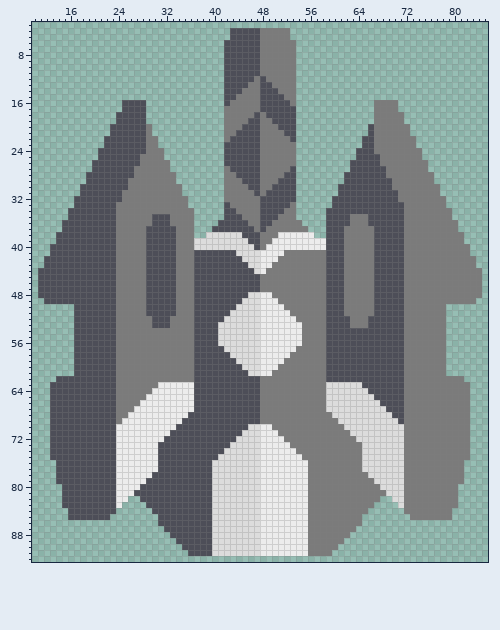
Sprite sheet: sprites/scatter-big.png. The picture above was drawn from the file before the commit.
The file is 96x96 pixels. Shown: x 10..85, y 3..92.
After the commit:
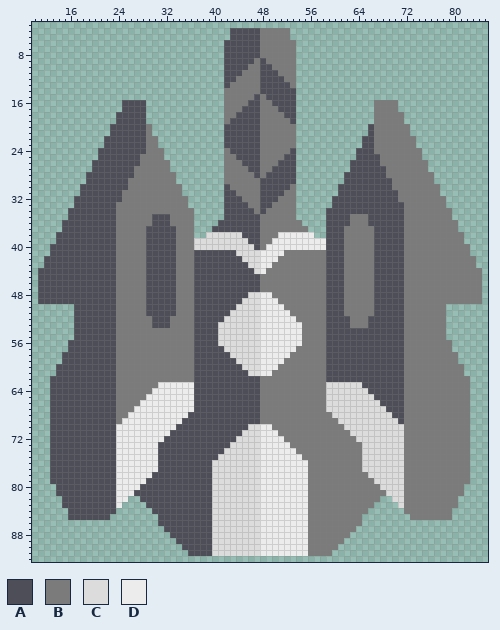
Palette (. is transparent): A #4d4e58  B #7b7b7b  C #dcdcdc  D #ececec
Diff:
Colour A is added in row 49 at x 11; in rows 56 to 57 at x 16; in rows 58 to 59 at x 15 to 16; in rows 60 to 61 at x 14 to 16; in row 62 at x 13; in rows 76 to 79 at x 13.
Colour A is added in rows 80 to 81 at x 14.
Colour A replaces colour B in row 9 at x 48; in row 10 at x 48 to 49; in row 11 at x 48 to 50; in row 12 at x 49 to 51; in row 13 at x 50 to 52; in row 14 at x 51 to 53.
Colour A replaces colour B in row 15 at x 47 and 52 to 53; in row 16 at x 46 to 47 and 53; in row 17 at x 45 to 47; in row 18 at x 44 to 46; in row 19 at x 43 to 45; in row 20 at x 42 to 44.
Colour A replaces colour B in row 21 at x 42 to 43; in row 22 at x 42; in row 24 at x 53; in row 25 at x 52 to 53; in row 26 at x 51 to 53; in row 27 at x 50 to 52.
Colour A replaces colour B in row 28 at x 49 to 51; in row 29 at x 48 to 50; in row 30 at x 42 and 48 to 49; in row 31 at x 42 to 43 and 48; in row 32 at x 42 to 44; in row 33 at x 43 to 45.
Colour A replaces colour B in row 34 at x 44 to 46; in row 35 at x 45 to 47; in row 36 at x 46 to 47; in row 37 at x 47.
Colour B is added in row 49 at x 84; in rows 56 to 57 at x 79; in rows 58 to 59 at x 79 to 80; in rows 60 to 61 at x 79 to 81; in row 62 at x 82; in rows 76 to 79 at x 82.
Colour B is added in rows 80 to 81 at x 81.
Colour B replaces colour A in row 9 at x 47; in row 10 at x 46 to 47; in row 11 at x 45 to 47; in row 12 at x 44 to 46; in row 13 at x 43 to 45; in row 14 at x 42 to 44.
Colour B replaces colour A in row 15 at x 42 to 43 and 48; in row 16 at x 42 and 48 to 49; in row 17 at x 48 to 50; in row 18 at x 49 to 51; in row 19 at x 50 to 52; in row 20 at x 51 to 53.
Colour B replaces colour A in row 21 at x 52 to 53; in row 22 at x 53; in row 24 at x 42; in row 25 at x 42 to 43; in row 26 at x 42 to 44; in row 27 at x 43 to 45.
Colour B replaces colour A in row 28 at x 44 to 46; in row 29 at x 45 to 47; in row 30 at x 46 to 47 and 53; in row 31 at x 47 and 52 to 53; in row 32 at x 51 to 53; in row 33 at x 50 to 52.
Colour B replaces colour A in row 34 at x 49 to 51; in row 35 at x 48 to 50; in row 36 at x 48 to 49; in row 37 at x 48.
